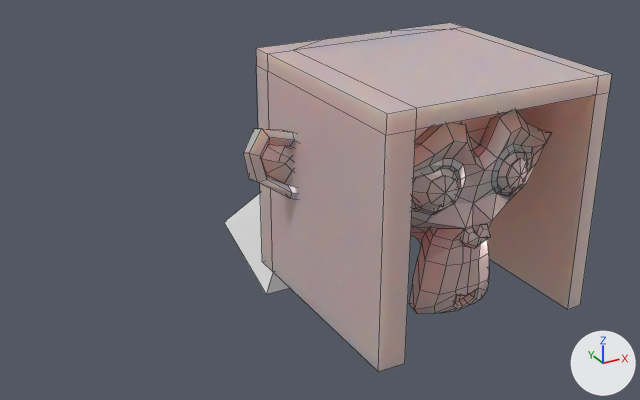
Two versions of the Blender file template.blend, one commit apart.
Before and after are seen from a 50 mm camera at (-4.04, -5.62, 2.8) aimed at (-0.49, 0.82, -0.42). Lighting does not change. The marker at lower right points along +X, +Y and +Z. Mesh edges are drawn as thin lines.

The first picture shows 'Suzanne Body', 'Suzanne Hair  top', 'Suzanne Hair pony tail'.
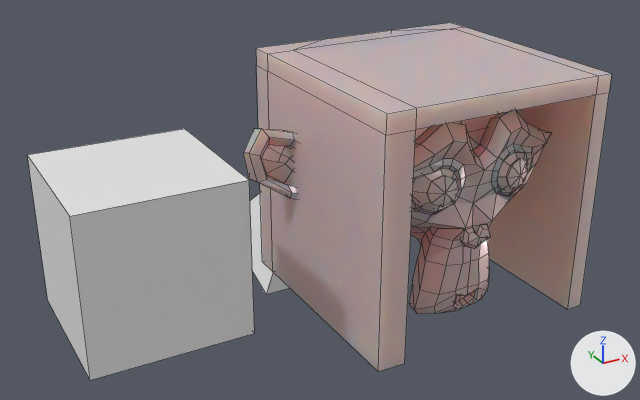
What differs and where, as boxes (x1, y1, x2, y2) in the pictures (640 x 400 px):
'Cage', added: after (27, 129, 254, 380)

Patch to the scene script:
```diff
--- a/template.blend.py
+++ b/template.blend.py
@@ ob_cage @@
+ob_cage = bpy.data.objects.new('Cage', me_cube.copy())  # the mesh of ob_cube
+ob_cage.location = (-2.362, 0.154, -0.124)
+ob_cage.scale = (0.613, 0.613, 0.613)
```
